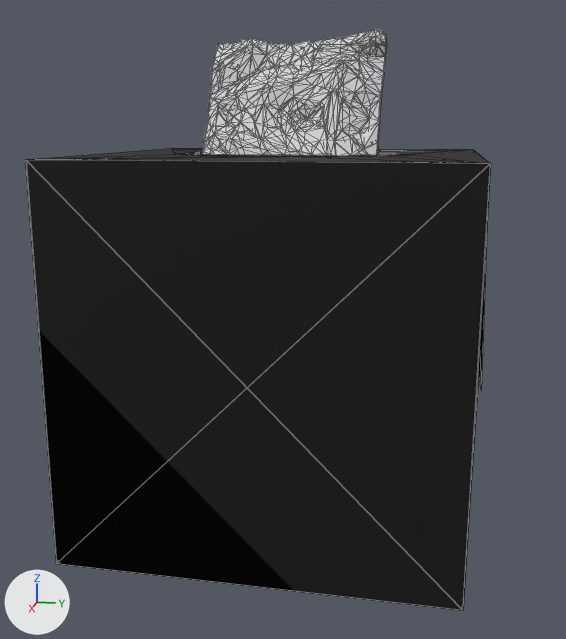
The glTF model docs/city/models/objects/imp-tissues.glb: old version first, new version second.
One viewpoint serves both versions: a 50 mm camera at (0.4, 0.077, 0.202) aimed at (0.006, -0.002, 0.103). The axes (+X, +Y, +Z) are drawn at lower left. The lights are the same throughout. The first picture is the older version. Mesh edges are drawn as thin lines. Where no turn or scale is listed for an object, it has been applied to the vertices.
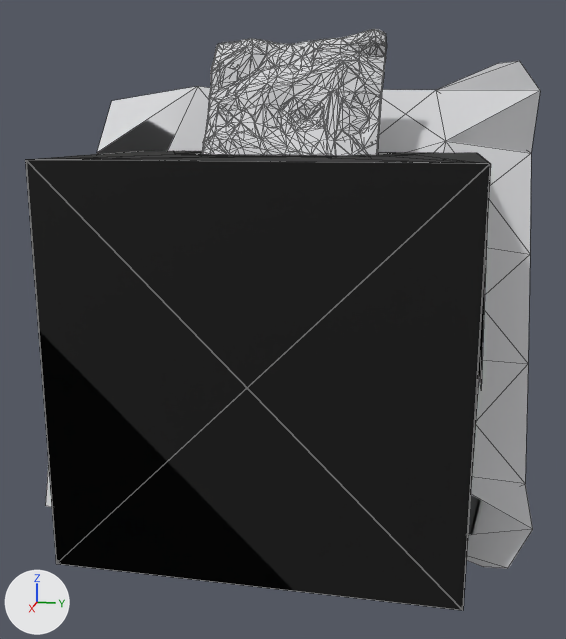
What differs and where, as boxes (x1, y1, x2, y2) in the pictures (566 x 639 px):
'Plane.001_0.002', added
    after: (46, 61, 540, 569)

Patch to the scene script:
```diff
--- a/docs/city/models/objects/imp-tissues.glb.py
+++ b/docs/city/models/objects/imp-tissues.glb.py
@@ me_plane_001_0_002 @@
+me_plane_001_0_002.from_pydata(...)  # 40 vertices, 88 faces; spans x -0.072..0.074, y -0.125..0.125, z -0.116..0.119
+me_plane_001_0_002.materials.append(mat_root)  # picture img_image_0
@@ ob_plane_001_0_002 @@
+ob_plane_001_0_002 = bpy.data.objects.new('Plane.001_0.002', me_plane_001_0_002)
+ob_plane_001_0_002.location = (-0.001, 0.0, 0.1163)
```
